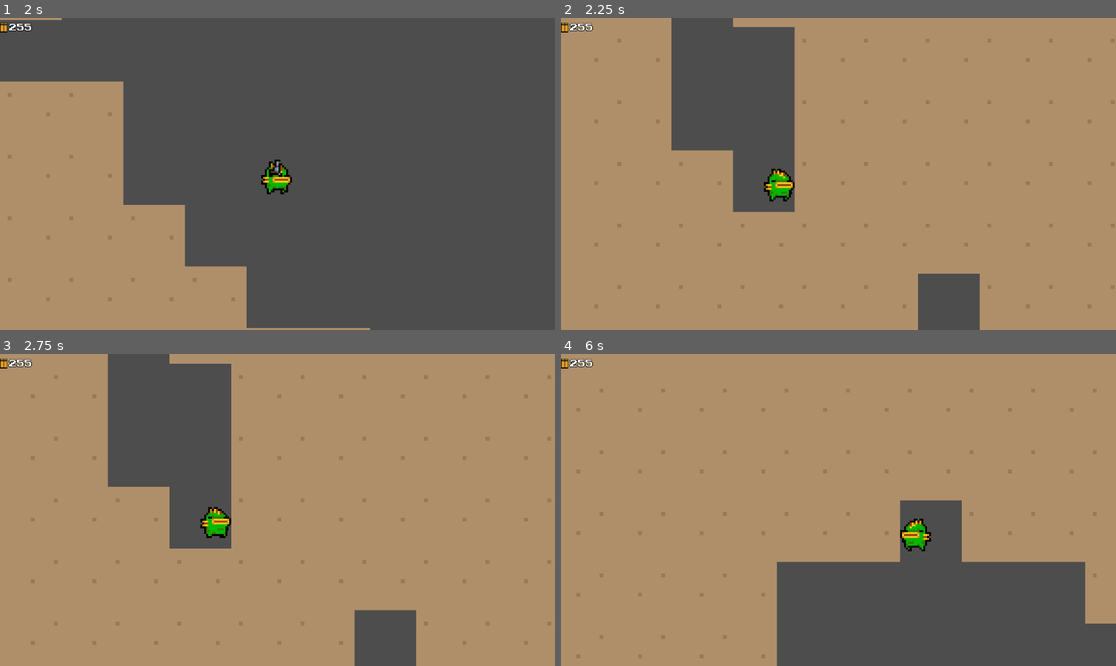
Above: before the commit, frames 1-4 (two rows, left to right).
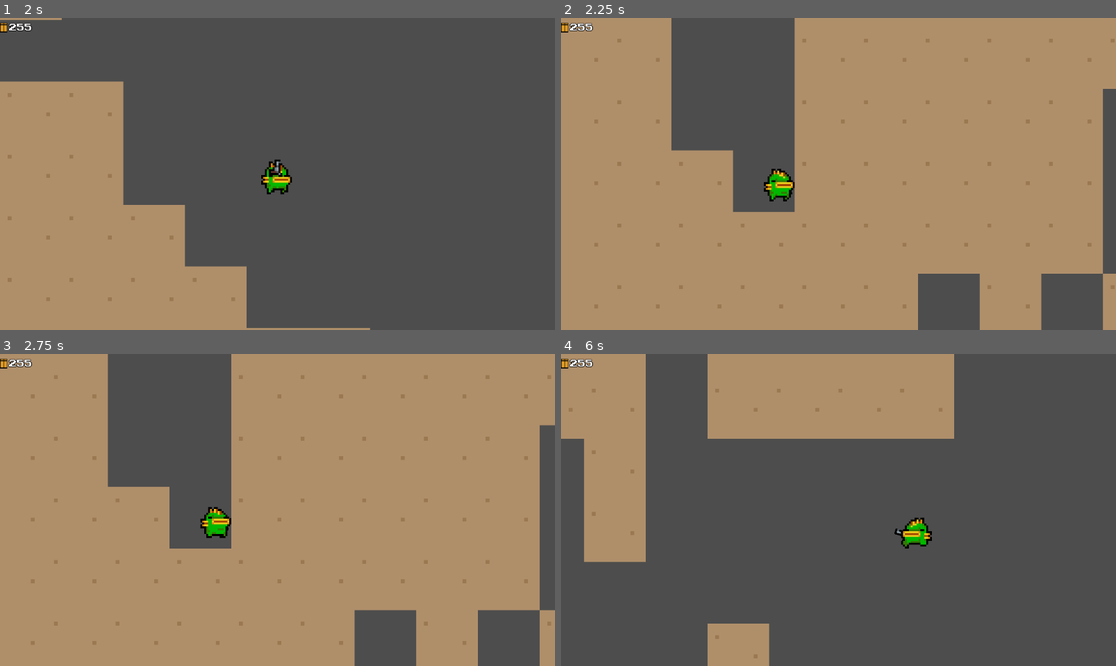
Above: after the commit, the same moments.

Repository: Tuzapeno/nuclear-throne-copy
Game: Godot game, scene res://Scenes/main.tscn
Two runs of this game, one before a commit and one after it. Both use one fixed random seed, a clock stepped at 60 frames per second and the inputs below.
Inputs (mouse positions are in pixels of both pictures, inside the frame that each line leads up to):
- Up to frame 1 (2 s): click "Play" at 0.5 s; click (277, 174) at 1.25 s
- Up to frame 2 (2.25 s): tap Enter at 2 s; move the mouse to (960, 158) at 2.02 s; hold D (move_right) from 2.03 s (still down); tap U at 2.1 s
- Up to frame 3 (2.75 s): keep holding D (move_right)
- Up to frame 4 (6 s): move the mouse to (727, 525) at 2.77 s; release D (move_right) at 2.78 s; hold S (move_down) 2.78-3.53 s; click (727, 525) at 2.85 s; tap U at 3.05, 3.8, 4.55, 5.1 s; move the mouse to (894, 441) at 3.52 s; hold D (move_right) 3.53-4.28 s; tap Space (swap_weapons) at 3.6, 5 s; move the mouse to (810, 572) at 4.27 s; hold W (move_up) 4.28-5.03 s; tap E (use) at 4.35 s; move the mouse to (1005, 556) at 5.02 s; hold A (move_left) from 5.03 s (still down); move the mouse to (672, 463) at 5.77 s; tap O at 5.85 s

Frame 1 is identical in both runs. In frame 2, 3.7% of the frame differs, in the area x 30-100%, y 0-100%; in frame 3, 4.0%; in frame 4, 57%, in the area x 0-100%, y 0-100%.

Commit message:
fix(Level): :ambulance: fixed level changing code reversion bug

Diff:
--- a/Scripts/Singletons/scene_manager.gd
+++ b/Scripts/Singletons/scene_manager.gd
@@ -44,8 +44,8 @@
 
 	# TODO: Criar tela de loading
 
-	var tree_root: Window = get_tree().root
-	var old_level: Node = tree_root.get_node("Level")
+	var main_scene := get_tree().root.get_node("Main")
+	var old_level: Node = main_scene.get_node("Level")
 	var new_level: Node = level_scene.instantiate() # TODO: Adicionar parâmetros
 	new_level.name = "Level"
 
@@ -58,7 +58,7 @@
 
 	# Adicionar parametros aqui...
 	# Adicionar novo level na cena raiz
-	tree_root.add_child(new_level, true)
+	main_scene.add_child(new_level, true)
 
  	# Exibir a nova cena após a cena rodar sua função _ready
 	await new_level.level_loaded
--- a/Scripts/UI/hud.gd
+++ b/Scripts/UI/hud.gd
@@ -10,7 +10,6 @@
 	AmmoManager.ammo_changed.connect(_on_ammo_changed)
 	hide()
 
-
 func _on_game_start() -> void:
 	print("Signal reached")
 	show()
